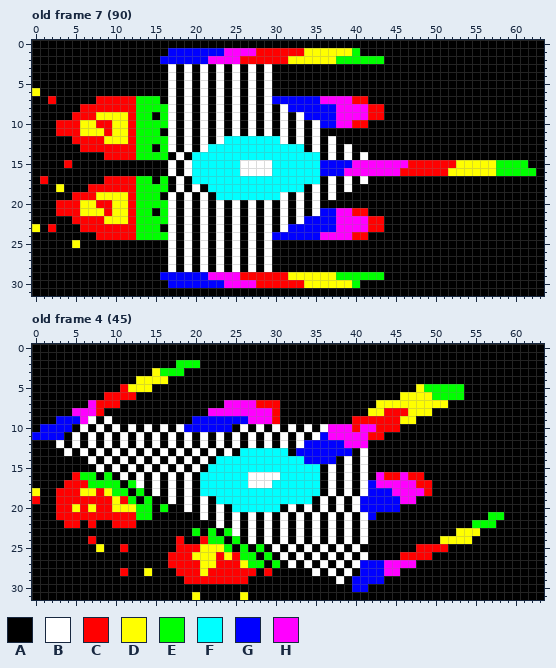
Pixel-art file: Keyboard-Moving-Sprite/data/ship-1.aseprite. Above, as it was before the edit.
64x32 pixels, 7 frames. Shown: old frame 7 (90), old frame 4 (45). The commit also changed other frames, which this record leaves out.
Palette (. is transparent): A #000000  B #ffffff  C #ff0000  D #ffff00  E #00ff00  F #00ffff  G #0000ff  H #ff00ff
Pixels before, old frame 7 (90), first column x 0:
 0 AAAAAAAAAAAAAAAAAAAAAAAAAAAAAAAAAAAAAAAAAAAAAAAAAAAAAAAAAAAAAAAA
 1 AAAAAAAAAAAAAAAAAGGGGGGGHHHHCCCCCCDDDDDDEAAAAAAAAAAAAAAAAAAAAAAA
 2 AAAAAAAAAAAAAAAAGGGGGGHHHHCCCCCCDDDDDDEEEEEEAAAAAAAAAAAAAAAAAAAA
 3 AAAAAAAAAAAAAAAAABABABABABABABAAAAAAAAAAAAAAAAAAAAAAAAAAAAAAAAAA
 4 AAAAAAAAAAAAAAAAABABABABABABABAAAAAAAAAAAAAAAAAAAAAAAAAAAAAAAAAA
 5 AAAAAAAAAAAAAAAAABABABABABABABAAAAAAAAAAAAAAAAAAAAAAAAAAAAAAAAAA
 6 DAAAAAAAAAAAAAAAABABABABABABABAAAAAAAAAAAAAAAAAAAAAAAAAAAAAAAAAA
 7 AACAAAAACCCCCEEEABABABABABABABGGGGGGHHHHCCAAAAAAAAAAAAAAAAAAAAAA
 8 AAAAAACCCCCCCEEEEBABABABABABABABGGGGGGHHHHCCAAAAAAAAAAAAAAAAAAAA
 9 AAAAACCCDDDDCEEAEBABABABABABABABABGGGGHHHHCCAAAAAAAAAAAAAAAAAAAA
10 AAACCCDDCCDDCEEEEBABABABABABABABABABGGHHCCAAAAAAAAAAAAAAAAAAAAAA
11 AAACCCDDDCDDCEEEABABABABABABABABABABAAAAAAAAAAAAAAAAAAAAAAAAAAAA
12 AAAAACCCCDDDCEEEEBABABABFFFFFFFBABABABAAAAAAAAAAAAAAAAAAAAAAAAAA
13 AAAAAACCCCCCCEEAEBABABFFFFFFFFFFFFABABABAAAAAAAAAAAAAAAAAAAAAAAA
14 AAAAAAAAACCCCEEEEABAFFFFFFFFFFFFFFFFABABABAAAAAAAAAAAAAAAAAAAAAA
15 AAAACAAAAAAAAAAAABABFFFFFFBBBBFFFFFFGGGGHHHHHHHCCCCCCDDDDDEEEEAA
16 AAAAAAAAAAAAAAAAABABFFFFFFBBBBFFFFFFGGGHHHHHHHCCCCCCDDDDDDEEEEEA
17 ACAAAAAAACCCCEEAEABAFFFFFFFFFFFFFFFFABABABAAAAAAAAAAAAAAAAAAAAAA
18 AAADAAACCCCCCEEEEABABAFFFFFFFFFFFFABABABAAAAAAAAAAAAAAAAAAAAAAAA
19 AAAAACCCDDDDCEEEABABABAFFFFFFFFBABABABAAAAAAAAAAAAAAAAAAAAAAAAAA
20 AAACCCDDCCDDCEEEEBABABABABABABABABABAAAAAAAAAAAAAAAAAAAAAAAAAAAA
21 AAACCCDDDCDDCEEAEBABABABABABABABABABGGHHCCAAAAAAAAAAAAAAAAAAAAAA
22 AAAAACCCCDDDCEEEEBABABABABABABABABGGGGHHHHCCAAAAAAAAAAAAAAAAAAAA
23 DACAAACCCCCCCEEEABABABABABABABABGGGGGGHHHHCCAAAAAAAAAAAAAAAAAAAA
24 AAAAAAAACCCCCEEEEBABABABABABABGGGGGGHHHHCCAAAAAAAAAAAAAAAAAAAAAA
25 AAAAADAAAAAAAAAAABABABABABABABAAAAAAAAAAAAAAAAAAAAAAAAAAAAAAAAAA
26 AAAAAAAAAAAAAAAAABABABABABABABAAAAAAAAAAAAAAAAAAAAAAAAAAAAAAAAAA
27 AAAAAAAAAAAAAAAAABABABABABABABAAAAAAAAAAAAAAAAAAAAAAAAAAAAAAAAAA
28 AAAAAAAAAAAAAAAAABABABABABABABAAAAAAAAAAAAAAAAAAAAAAAAAAAAAAAAAA
29 AAAAAAAAAAAAAAAAGGGGGGHHHHCCCCCCDDDDDDEEEEEEAAAAAAAAAAAAAAAAAAAA
30 AAAAAAAAAAAAAAAAAGGGGGGGHHHHCCCCCCDDDDDDEAAAAAAAAAAAAAAAAAAAAAAA
31 AAAAAAAAAAAAAAAAAAAAAAAAAAAAAAAAAAAAAAAAAAAAAAAAAAAAAAAAAAAAAAAA
Pixels before, old frame 4 (45), first column x 0:
 0 AAAAAAAAAAAAAAAAAAAAAAAAAAAAAAAAAAAAAAAAAAAAAAAAAAAAAAAAAAAAAAAA
 1 AAAAAAAAAAAAAAAAAAAAAAAAAAAAAAAAAAAAAAAAAAAAAAAAAAAAAAAAAAAAAAAA
 2 AAAAAAAAAAAAAAAAAAEEEAAAAAAAAAAAAAAAAAAAAAAAAAAAAAAAAAAAAAAAAAAA
 3 AAAAAAAAAAAAAAADEEEAAAAAAAAAAAAAAAAAAAAAAAAAAAAAAAAAAAAAAAAAAAAA
 4 AAAAAAAAAAAAADDDDAAAAAAAAAAAAAAAAAAAAAAAAAAAAAAAAAAAAAAAAAAAAAAA
 5 AAAAAAAAAAACDDDAAAAAAAAAAAAAAAAAAAAAAAAAAAAAAAAADEEEEEAAAAAAAAAA
 6 AAAAAAAAACCCCAAAAAAAAAAAAAAAAAAAAAAAAAAAAAAAAADDDDEEEEAAAAAAAAAA
 7 AAAAAAAHCCCAAAAAAAAAAAAAHHHHCCCAAAAAAAAAAAADDDDDDDDDAAAAAAAAAAAA
 8 AAAAAHHHCAAAAAAAAAAAAAHHHHHHHHCAAAAAAAAAAADDCCCDDDAAAAAAAAAAAAAA
 9 AAAGGGHBABAAAAAAAAAAGGGGGGGHHHCAAAAAAAAACCCCCCDDAAAAAAAAAAAAAAAA
10 AGGGGABABABABABABABGGGGGGABABABABABABHHHCHHCCCAAAAAAAAAAAAAAAAAA
11 GGGGABABABABABABABABABABABABABABABABGHHHHHCCAAAAAAAAAAAAAAAAAAAA
12 AAABABABABABABABABABABABABABABABABGGGGGHHHAAAAAAAAAAAAAAAAAAAAAA
13 AAAABABABABABABABABABABABAFFFFFFAGGGGGGGABAAAAAAAAAAAAAAAAAAAAAA
14 AAAAAAABABABABABABABABAFFFFFFFFFFFGGGGABABAAAAAAAAAAAAAAAAAAAAAA
15 AAAAAAAABABABABABABABAFFFFFFFFFFFFFFABABABAAAAAAAAAAAAAAAAAAAAAA
16 AAAAACEEAEABABABABABAFFFFFFBBBBFFFFFABABABAHCCHCCAAAAAAAAAAAAAAA
17 AAAACCCEEEEAEBABABABAFFFFFFBBBFFFFFFABABABGHHHHHCCAAAAAAAAAAAAAA
18 DAACCCDDCDEEAEABABABAFFFFFFFFFFFFFFFABABABGGGHHHHCAAAAAAAAAAAAAA
19 CAACCCCCCCDCEAEAABABABAFFFFFFFFFFFFABABABGGGGGHHAAAAAAAAAAAAAAAA
20 AAACCDCDCCDDDEEAEAABABABAFFFFFFABABABABABGGGGGAAAAAAAAAAAAAAAAAA
21 AAACCCCCCCCCCEEAAAAAABABABABABABABABABABABGAAAAAAAAAAAAAAEEAAAAA
22 AAAACCACAACCCAAAAAAAAAABABABABABABABABABABAAAAAAAAAAAAAEEEAAAAAA
23 AAAAAAAAAAAAAAAAAAAAEAEAEBABABABABABABABABAAAAAAAAAAADDDAAAAAAAA
24 AAAAAAACAAAAAAAAAACAACEEAEABABABABABABABABAAAAAAAAADDDDAAAAAAAAA
25 AAAAAAAADAACAAAAAACCCDDDEAEAEABABABABABABAAAAAAACCCCAAAAAAAAAAAA
26 AAAAAAAAAAAAAAAAACCCDDDCDCEEAEABABABABABABAAAACCCCAAAAAAAAAAAAAA
27 AAAAAAAAAAAAAAAAACCCCDDCCCDEEAEABABABABABGGGHHHHAAAAAAAAAAAAAAAA
28 AAAAAAAAAAACAADAAACCCDCCCCCCACAAAAABABABAGGGHHAAAAAAAAAAAAAAAAAA
29 AAAAAAAAAAAAAAAAAAACCCCCCCCAAAAAAAAAAABAGGGGAAAAAAAAAAAAAAAAAAAA
30 AAAAAAAAAAAAAAAAAAAAAAAAAAAAAAAAAAAAAAAAGGAAAAAAAAAAAAAAAAAAAAAA
31 AAAAAAAAAAAAAAAAAAAADAAAAADAAAAAAAAAAAAAAAAAAAAAAAAAAAAAAAAAAAAA
After:
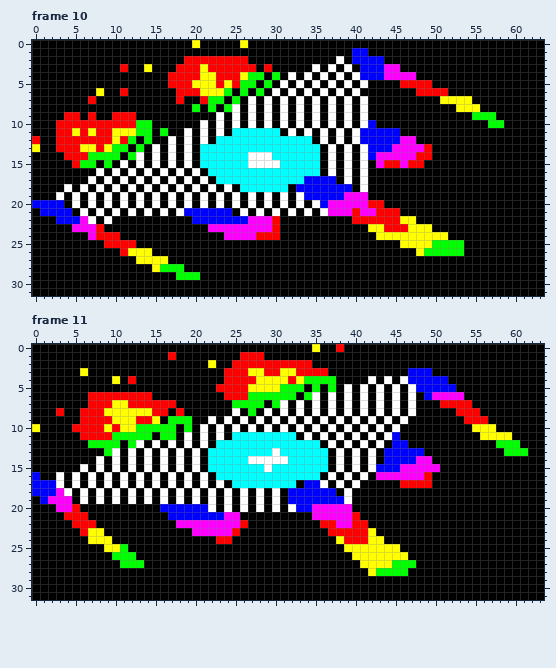
A new or re-ordered frame is compared with the old frame closest to it.
Change:
frames 7 -> 24
Changed rows in their new state; - is an unchanged pixel.
Frame 10 is new; against old frame 7 (90):
first column x 0:
 0 --------------------D-----D------------------------------------
 1 -----------------AAAAAAAAAAAAAAAAAAAAAAAGG---------------------
 2 ----------------AAACCCCCCC-AAAAAAAAAAABAGGGG-------------------
 3 -----------C--D--ACCCDCCCCCC-C-----B-B-B-GGGHH-----------------
 4 -----------------CCCCDDCCCDEEAE-B-B-B-B-BGGGHHHH---------------
 5 -----------------CCCDDDCDCEE-E-B-B-B-B-B-B----CCCC-------------
 6 A-------D--C-----ACCCDDDEAEAEAB-B-B-B-B-B-------CCCC-----------
 7 --A----CAAAAAAAA-ACA-CEE-E----ABABABABABAB---------DDDD--------
 8 ------AAAAAAAAAAAA-AEAEAE-------ABABABABABAA---------DDD-------
 9 ----C-A-AACC-AA-AA-A-A------------ABABABABAA-----------EEE-----
10 ------CC--CC---AAA-A----------------ABABABG--------------EE----
11 -----DC-C---D--AEA-------FFFFFFABABAB-B-BGGGGG-----------------
12 C--CC----C-CEA-AA------F-------FFFFABAB-BGGGGGHH---------------
13 D--CCCDD-DEEA-ABA----F------------FF-----BGGGHHHHC-------------
14 ----CCCEEEEAEBABABABA------BBB------------GHHHHHCC-------------
15 ----ACEE-E-B-B-B----A-----F---B-----ABABABA-CC---AAAAAAAAAAAAA-
16 --------B-B-B-B-BABABA----FFFF------ABABABAAAAAAAAAAAAAAAAAAAAA
17 -A-----B-BABABABABABABA-----------GGGG-------------------------
18 ---AB-BABABABABAB-----BABA------AGGGGGGG-B---------------------
19 ---B-BABABABABAB-------BABABABA---GGGGGHHH---------------------
20 GGGGABABABABABABA-------------------GHHHHHCC-------------------
21 -GGGGABABABABAB-BABGGGGGGABABABABABABH---HHCCC-----------------
22 ---GGGHBABAAAAAAAA-AGGGGGGGHHHCA-AAAAAAACC--CCDD---------------
23 A-A--HHH-AAAAAAA-A-A-AHHHHHHHHCAAAAAAAAAAADDCCCDDD-------------
24 -------H---AAAAAAA-A-A-AHHHHCCCAAAAAAAAAAA-DDDDDDDDD-----------
25 -----A---CCCC----A-A-A-A-A-A-A----------------DDDDEEEE---------
26 -----------CDDD--A-A-A-A-A-A-A------------------DEEEEE---------
27 -------------DDDDA-A-A-A-A-A-A---------------------------------
28 ---------------DEEEA-A-A-A-A-A---------------------------------
29 ----------------AAEEEAAAAAAAAAAAAAAAAAAAAAAA-------------------
30 -----------------AAAAAAAAAAAAAAAAAAAAAAAA----------------------
Frame 11 is new; against old frame 4 (45):
first column x 0:
 0 -----------------------------------D--C-----------------------
 1 -----------------C--------CCC---------------------------------
 2 ------------------AAA-D--CCCCCCCCCC---------------------------
 3 ------D--------AAAA-----CCCDDCCDDCCCC----------GGG------------
 4 ----------D-CAAAA-------CCCCDDDDCDEEEE----B-B-BGGGGG----------
 5 -----------AAAA--------CCCCDDDDEEE-E-E-B-B-B-B-BGGGGGA--------
 6 -------CC----CC---------CCCEEEEEE-EB-B-B-B-B-BABAGHHHH--------
 7 -------C--DDCCCCCC------AEEEEAEB-B-B-B-B-B-BABABAAACCCC-------
 8 ---C-ACC-DDDDDDCC-C---AAABAEABAB-B-B-B-B-BABABABAA---CCC------
 9 ---AAACCCCDDDCCD-EEEAABABABABAB-B-B-B-B-BABABABA------CCC-----
10 DAAAACCCCDCDDEEEEEAEABABABABABABABABABABABABAB---------DDD----
11 AAAA-ACCCCEEEEEAEE-------FFFFFFFFABABABABABABG----------DDDD--
12 ---A-A-EEEEAE----------FFFFFFFFFFFFFABABAB-B-GG-----------EEE-
13 ----A-A-AE------------FFFF----B-FFFFFABABAB-GGGGG----------EEE
14 -------ABABABABABABABAF----BBBBB--FFFABABAB-GGGGHH------------
15 ------B----------------------B------FABABABGGGHHHHH-----------
16 G--B-BAB-B-----------BA----FFFF-------------HH-HHC------------
17 GGGBABABABABA--------BABA--FFF---AGGBABABAAAAACC--------------
18 GGGHBABABABABABABABABABABABABABAGGGGGG---AAAAAAAAA------------
19 AGHHHABABABAB-B-BABABABABABABABAGGGGGGGBAAAAAAAA--------------
20 ---HHCAAAAAAAAA-GGGGGGBABABABAB--GGHHHHHAAAAAA----------------
21 ---A---AAAAAAAA--GGGGGGGHH-A-A-A-A-HHHHHCAA--------------AA---
22 ----A-C---AAA-----HHHHHHHHCA-A-A-A-ACCHHCC-------------AAA----
23 ------CDD-----------HHHHHC-A-A-A-A-A-CCCCCD----------AAA------
24 -------DDD--------A--AACCA-A-A-A-A-A-ADCCCDD-------AAAA-------
25 --------ADDE------AAAAAAA-A-A-A-A-A-A-ADDDDDDD--AAAA----------
26 ----------EEE----AAAAAAAAAAA-A-A-A-A-A-ADDDDDDDAAA------------
27 -----------EEE---AAAAAAAAAAAA-A-A-A-A-A-ADDDDEEE--------------
28 -----------A--A---AAAAAAAAAA-A-----A-A-A-ADEEEE---------------
29 -------------------AAAAAAAA-----------A-AAAA------------------
30 ----------------------------------------AA--------------------
31 --------------------A-----A-----------------------------------
Pixel boxes of the changes (left, top, right, bottom) in both pictures:
changed: (32, 40, 536, 288)
changed: (32, 344, 528, 600)
